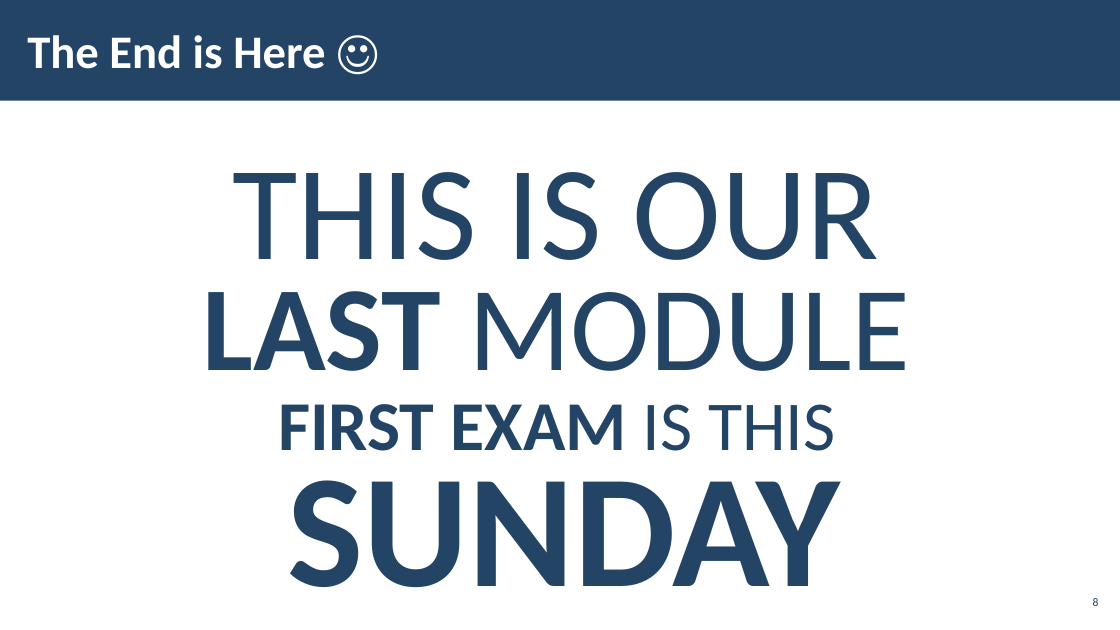
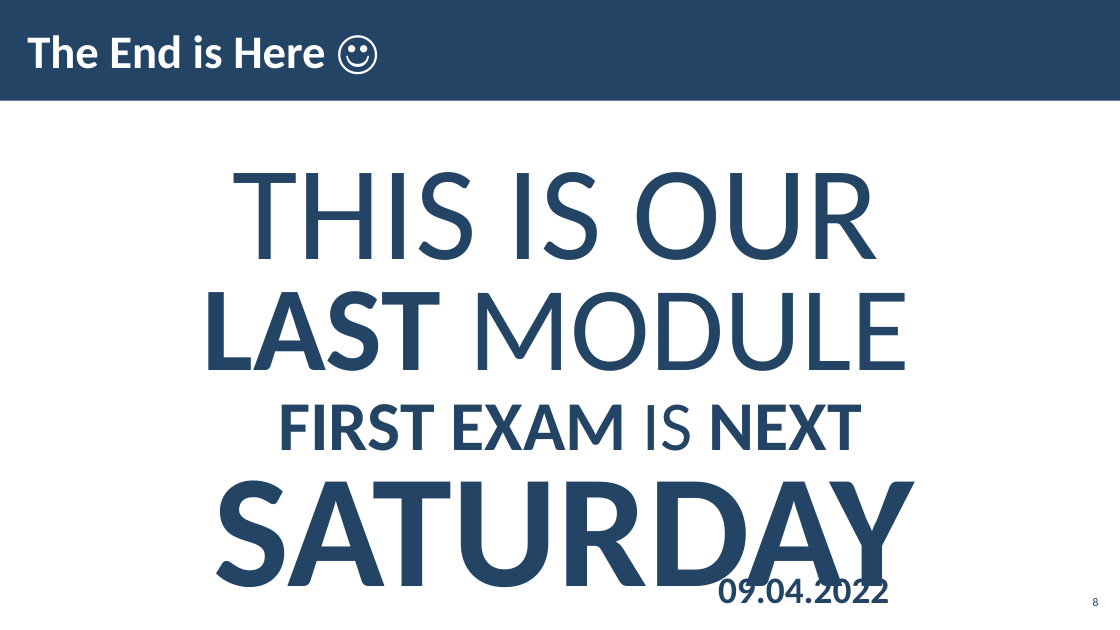
Before and after one commit to pirocorp/Azure, a slide deck: slide 8 of 06. ALL TOGETHER/M6-Slides-All-Together.pptx. Drawn at 1120x630 pixels with LibreOffice and Linux fonts; fonts in the diff are those of the drawing; background and template pictures are left out. Boxes give left, top, right and bottom in pixels: in the first picture for what was removed or moved away, otherwise in the second. Text is boxed around its words. In the diff, an @@ line names an element or a change of style, - is before the commit and + after.

```diff
--- a/06. ALL TOGETHER/M6-Slides-All-Together.pptx
+++ b/06. ALL TOGETHER/M6-Slides-All-Together.pptx
@@ text at <box>278,404,861,451</box>: text changed @@
-FIRST EXAM IS THIS
+FIRST EXAM IS NEXT
@@ text at <box>214,480,914,604</box>: text changed @@
-SUNDAY
+SATURDAY
@@ text added at <box>718,572,889,604</box>, 32 pt, text #234465, bold @@
+09.04.2022
```
Also in this commit, not shown: 12 other slides changed, 8 slides added, 6 slides removed, 2 other files.
